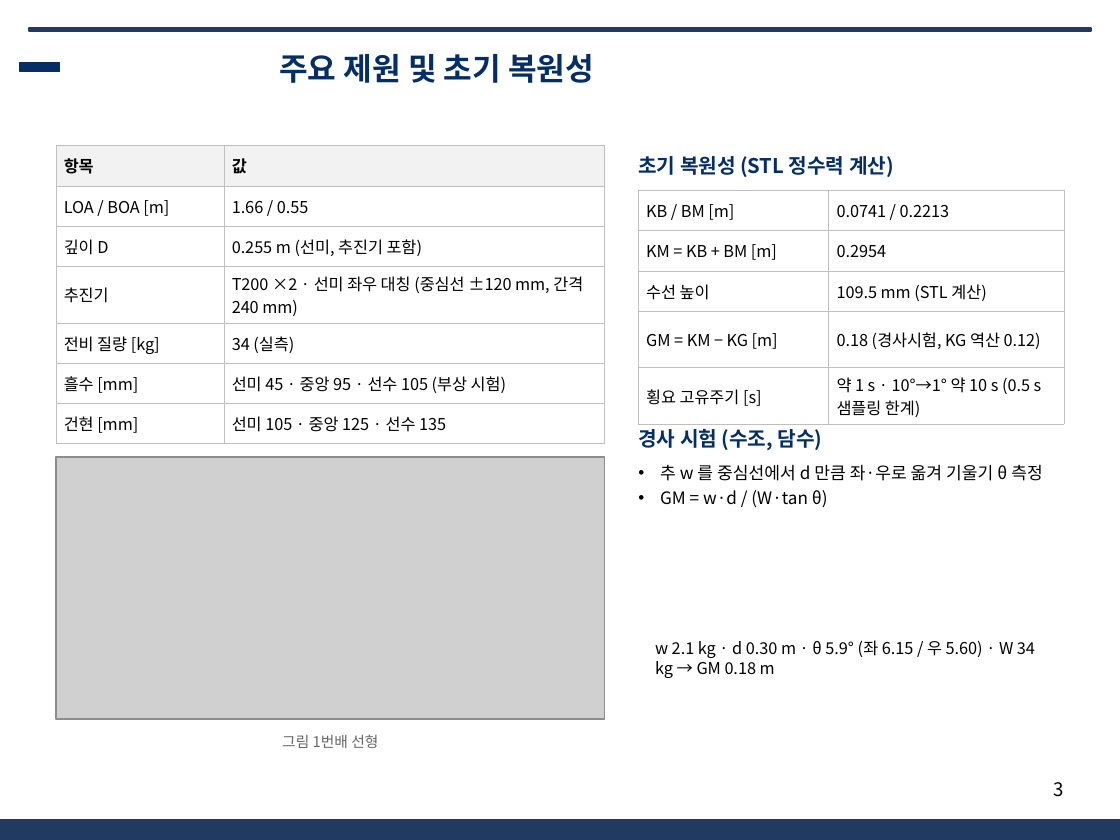
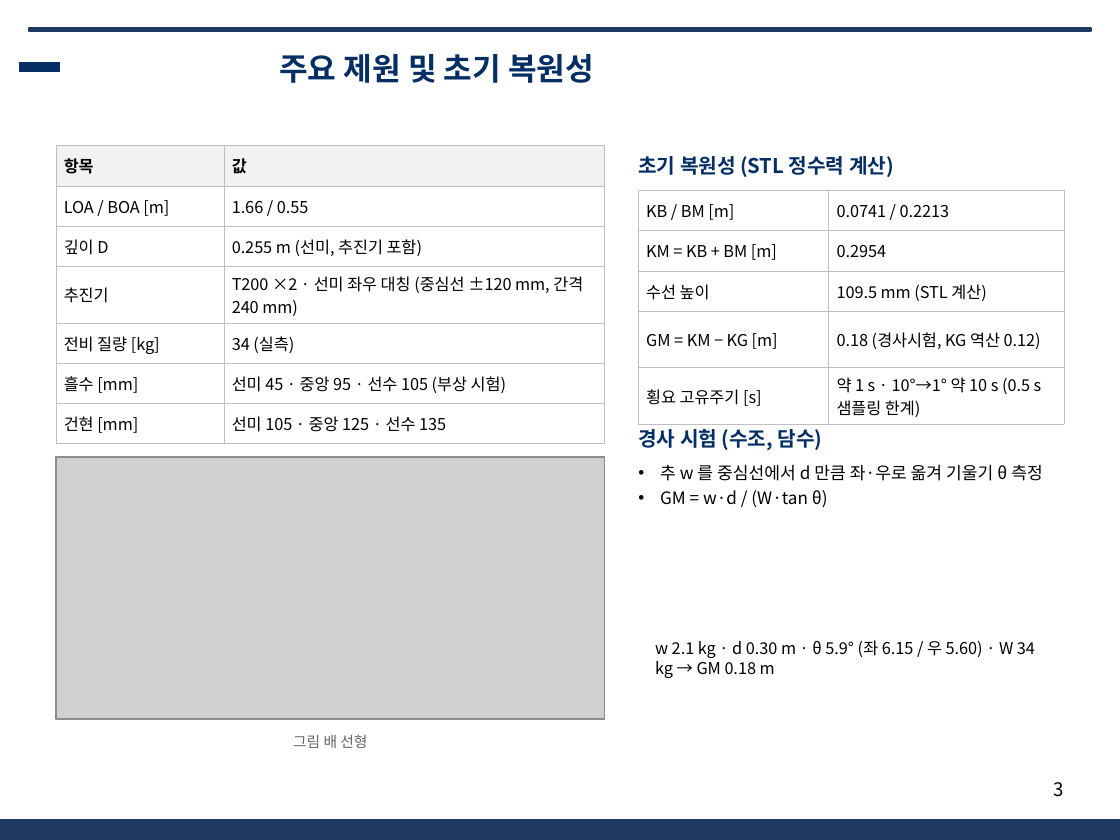
Before and after one commit to unmatsutake377-rgb/ros2_ws, a slide deck: slide 3 of docs/전달용/보고서_분담/발표자료_SSF_A.pptx. Drawn at 1120x840 pixels with LibreOffice and Linux fonts; fonts in the diff are those of the drawing; grey boxes stand for pictures; background and template pictures are left out. Boxes give left, top, right and bottom in pixels: in the first picture for what was removed or moved away, otherwise in the second. Text is boxed around its words. In the diff, an @@ line names an element or a change of style, - is before the commit and + after.

```diff
--- a/docs/전달용/보고서_분담/발표자료_SSF_A.pptx
+++ b/docs/전달용/보고서_분담/발표자료_SSF_A.pptx
@@ text at [293, 734, 367, 748]: text changed @@
-그림 1번배 선형
+그림 배 선형
```
Also in this commit, not shown: 3 other slides changed, 31 other files.
